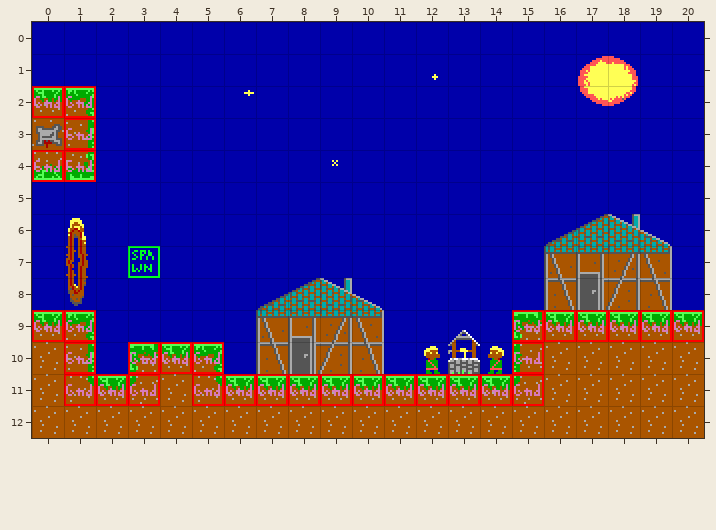
Two versions of a level (Tiled map, levels/0D08.tmx). Above: the version before the commit.
Cells are 16x16 px. Shown: x 0..20, y 0..12.
The same view after the edit:
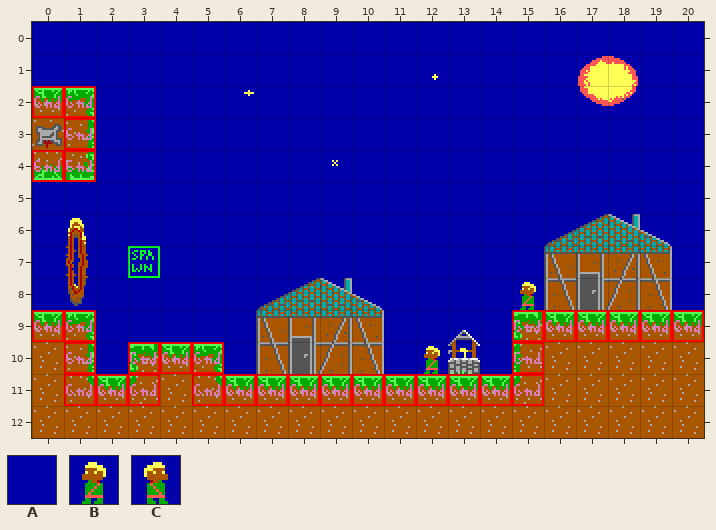
Key: from "Tileset4": A 44, B 64, C 84.
_ is an empty cell, . an unchanged one.
Edits made:
--- layer "bg"
@@ x 15..15 @@
- 8 A
+ 8 B
@@ x 12..14 @@
-10 C.B
+10 B.A
